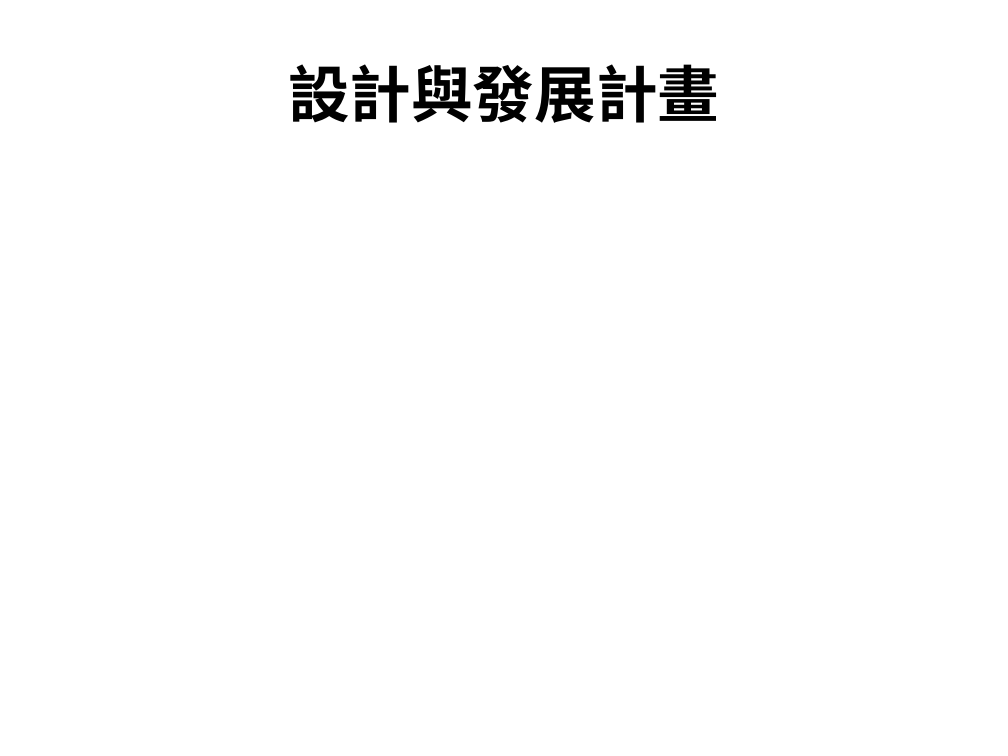
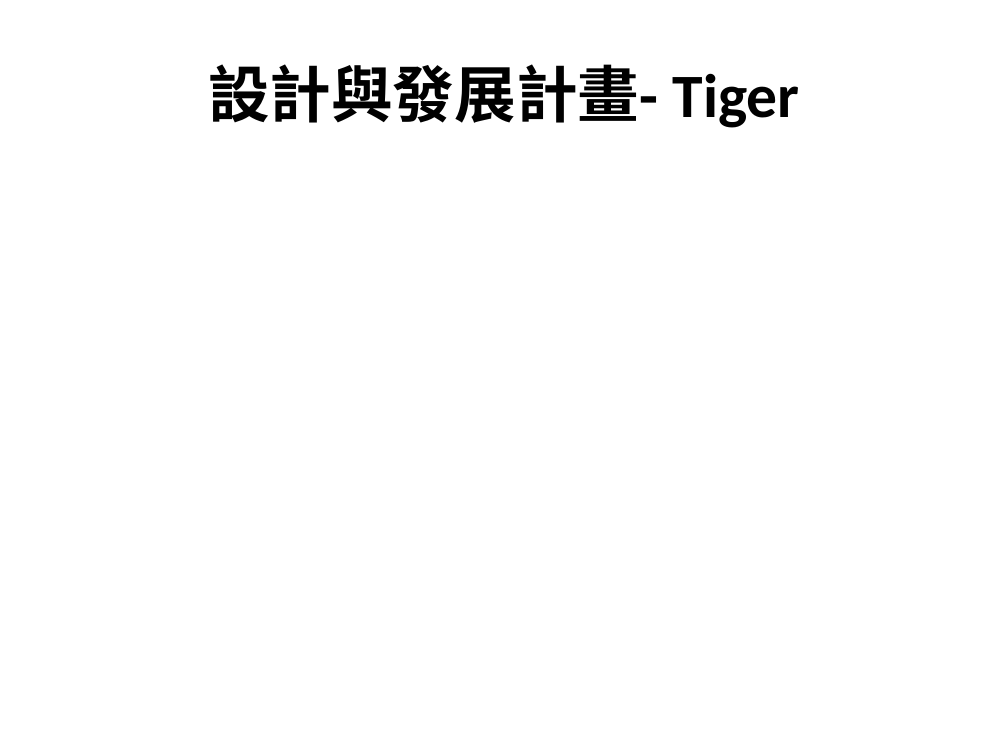
Before and after one commit to HaroldYang/ePetCareCloud, a slide deck: slide 11 of Doc/ePetCareCloud企劃案簡報.ppt (slide 9 before the commit). Drawn at 1008x756 pixels with LibreOffice and Linux fonts; fonts in the diff are those of the drawing; background and template pictures are left out. Boxes give left, top, right and bottom in pixels: in the first picture for what was removed or moved away, otherwise in the second. Text is boxed around its words. In the diff, an @@ line names an element or a change of style, - is before the commit and + after.

```diff
--- a/Doc/ePetCareCloud企劃案簡報.ppt
+++ b/Doc/ePetCareCloud企劃案簡報.ppt
@@ title at <box>208,64,800,128</box>: text changed @@
-設計與發展計畫
+設計與發展計畫- Tiger
```
Also in this commit, not shown: 2 other slides changed, 3 slides added.
